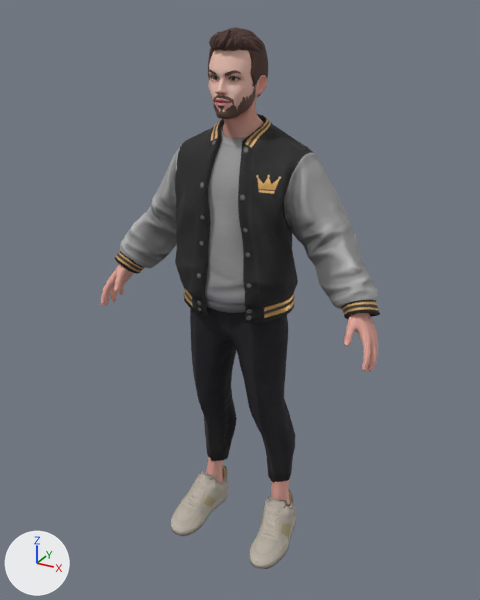
What one commit did to the glTF model public/models/3DMe.glb.
Both versions are drawn from a 50 mm lens placed at (1.033, -1.883, 1.915), pointed at (0.001, -0.008, 0.978). Lighting does not change. The marker at lower left points along +X, +Y and +Z. Vertices at the same position are counted once.

In view in the first picture: 'Wolf3D_Body', 'Wolf3D_Hair', 'Wolf3D_Head', 'Wolf3D_Outfit_Bottom', 'Wolf3D_Outfit_Footwear', 'Wolf3D_Outfit_Top'.
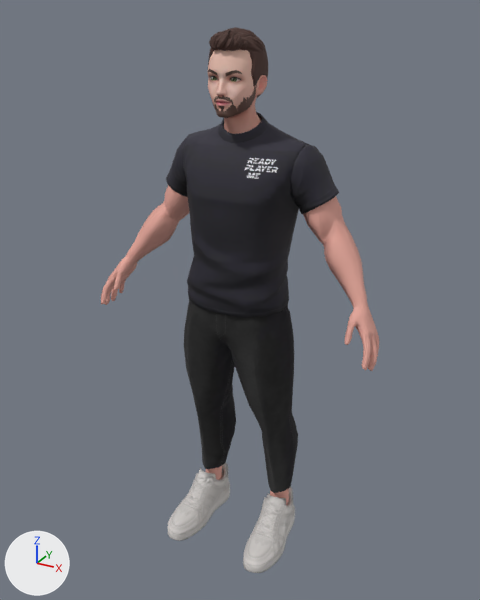
Patch to the scene script:
```diff
--- a/public/models/3DMe.glb.py
+++ b/public/models/3DMe.glb.py
@@ mat_wolf3d_outfit_top @@
 mat_wolf3d_outfit_top = bpy.data.materials.new('Wolf3D_Outfit_Top')
-# nodes: BsdfPrincipled, NormalMap, OutputMaterial, SeparateColor, TexImage x3
-# uses the picture img_jacket_sport_01_black_c
-# uses the picture img_jacket_sport_01_black_m_jacket_sport_01_black_r
-# uses the picture img_jacket_sport_01_black_n
+# nodes: BsdfPrincipled, NormalMap, OutputMaterial, TexImage x2
+# uses the picture img_outfit_cheer_02_v2_m_top_n
+# uses the picture img_tshirt_bc
@@ mat_wolf3d_outfit_footwear @@
 n2 = _N.new('ShaderNodeTexImage'); n2.name = 'Image Texture'
-n2.image = img_tennis_casual_01_beige_c
-n2.extension = 'EXTEND'
+n2.image = img_outfit_basic_01_v2_m_footwear_d
 n3 = _N.new('ShaderNodeSeparateColor'); n3.name = 'Separate Color'
 n4 = _N.new('ShaderNodeTexImage'); n4.name = 'Image Texture.001'
-n4.image = img_tennis_casual_01_m_jpg_tennis_casual_01_grey_r
-n4.extension = 'EXTEND'
+n4.image = img_outfit_basic_01_v2_m_footwear_m_outfit_basic_01_v2_m_footwear_r
 n5 = _N.new('ShaderNodeNormalMap'); n5.name = 'Normal Map'
@@ mat_wolf3d_outfit_footwear @@
 n6 = _N.new('ShaderNodeTexImage'); n6.name = 'Image Texture.002'
-n6.image = img_tennis_casual_01_n
-n6.extension = 'EXTEND'
+n6.image = img_outfit_basic_01_v2_m_footwear_n
 _L.new(n0.outputs[0], n1.inputs[0])  # 'BSDF' to 'Surface'
@@ me_wolf3d_outfit_top @@
-me_wolf3d_outfit_top.from_pydata(...)  # 2365 vertices, 4588 faces; spans x -0.504..0.504, y -0.186..0.173, z 0.967..1.606
+me_wolf3d_outfit_top.from_pydata(...)  # 604 vertices, 1204 faces; spans x -0.315..0.314, y -0.155..0.151, z 0.979..1.613
+# me_wolf3d_outfit_top part 4: the loose piece of 1826 vertices spanning x -0.504..0.504, y -0.186..0.173, z 0.967..1.606 is rebuilt with 604 vertices and now spans x -0.315..0.314, y -0.155..0.151, z 0.979..1.613
+# me_wolf3d_outfit_top part 5: the loose piece of 539 vertices spanning x -0.184..0.185, y -0.168..0.132, z 0.998..1.583 is deleted
 me_wolf3d_outfit_top.materials.append(mat_wolf3d_outfit_top)
@@ me_wolf3d_outfit_bottom @@
-me_wolf3d_outfit_bottom.from_pydata(...)  # 600 vertices, 1196 faces; spans x -0.193..0.194, y -0.137..0.128, z 0.217..1.1
+me_wolf3d_outfit_bottom.from_pydata(...)  # 545 vertices, 1061 faces; spans x -0.212..0.212, y -0.145..0.128, z 0.196..1.091
+# me_wolf3d_outfit_bottom part 1: 600 vertices removed from x -0.193..0.194, y -0.137..0.128, z 0.217..1.1; 545 vertices added at x -0.212..0.212, y -0.145..0.128, z 0.196..1.091
 me_wolf3d_outfit_bottom.materials.append(mat_wolf3d_outfit_bottom)
@@ me_wolf3d_outfit_footwear @@
-me_wolf3d_outfit_footwear.from_pydata(...)  # 706 vertices, 1322 faces; spans x -0.246..0.246, y -0.204..0.128, z -0.009..0.165
+me_wolf3d_outfit_footwear.from_pydata(...)  # 706 vertices, 1322 faces; spans x -0.237..0.237, y -0.241..0.129, z 0.001..0.186
+# me_wolf3d_outfit_footwear part 2: 353 of 706 vertices moved; they spanned x -0.246..-0.1, y -0.204..0.128, z -0.009..0.165 and now span x -0.237..-0.101, y -0.241..0.129, z 0.001..0.186; mean shift (0.005, -0.016, 0.011); largest move (-0.129, -0.162, 0.025) -> (-0.122, -0.199, 0.038)
+# me_wolf3d_outfit_footwear part 3: 353 of 706 vertices moved; they spanned x 0.1..0.246, y -0.204..0.128, z -0.009..0.165 and now span x 0.101..0.237, y -0.241..0.129, z 0.001..0.186; mean shift (-0.005, -0.016, 0.011); largest move (0.15, -0.193, -0.007) -> (0.141, -0.23, 0.004)
 me_wolf3d_outfit_footwear.materials.append(mat_wolf3d_outfit_footwear)
```

Pixel boxes (x1, y1, x2, y2) of what changed, in the pictures (480 x 600 px; the box of a moved part takes in the faces that stretch with it):
'Wolf3D_Outfit_Top', surface changed, reshaped (grey to black, 35% narrower)
    before: (115, 114, 380, 323)
    after: (166, 112, 339, 317)
'Wolf3D_Outfit_Bottom', reshaped (8% wider, 10% taller)
    before: (190, 307, 295, 482)
    after: (184, 300, 298, 493)
'Wolf3D_Outfit_Footwear', surface changed, reshaped
    before: (171, 465, 296, 569)
    after: (168, 463, 295, 573)
part 2 of me_wolf3d_outfit_footwear, moved or reshaped
    before: (171, 465, 228, 536)
    after: (168, 463, 230, 541)
part 3 of me_wolf3d_outfit_footwear, moved or reshaped
    before: (250, 489, 296, 569)
    after: (243, 487, 295, 573)
part 4 of me_wolf3d_outfit_top, rebuilt (35% narrower)
    before: (115, 114, 380, 323)
    after: (166, 112, 339, 317)
part 5 of me_wolf3d_outfit_top, deleted
    before: (205, 124, 248, 313)
'Wolf3D_Body', unchanged, uncovered by the edit
    before: (101, 264, 378, 506)
    after: (101, 185, 379, 505)
